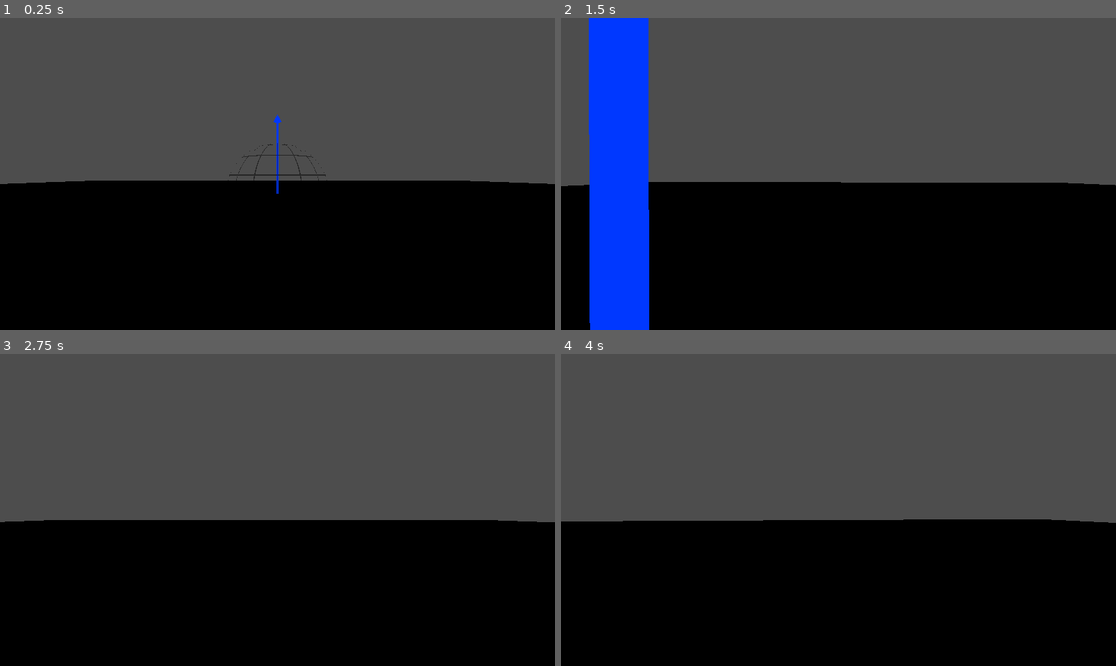
Above: before the commit, frames 1-4 (two rows, left to right).
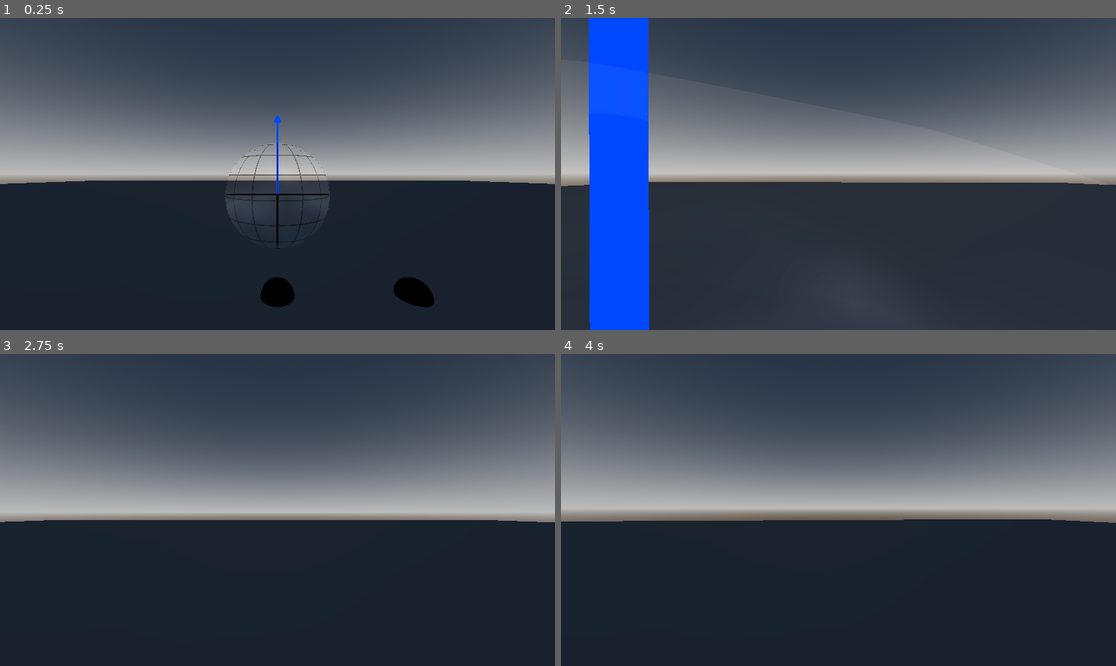
Above: after the commit, the same moments.

Repository: tdejong00/qugame
Game: Godot game, scene res://scenes/levels/main.tscn
Same seed, same stepped clock (60 frames per second), same inputs: the game is played once before the commit and once after it.
Inputs (mouse positions are in pixels of both pictures, inside the frame that each line leads up to):
- Up to frame 1 (0.25 s): no input
- Up to frame 2 (1.5 s): tap Enter at 0.5 s; move the mouse to (866, 174) at 0.52 s; hold W (move_up) from 0.53 s (still down); tap F (interact) at 0.6 s; tap Space (jump) at 0.77 s; move the mouse to (810, 174) at 1.27 s; tap Shift (sprint) at 1.35 s
- Up to frame 3 (2.75 s): keep holding W (move_up); tap Space (jump) at 1.52 s; move the mouse to (288, 503) at 2.02 s; tap F (interact) at 2.1 s
- Up to frame 4 (4 s): keep holding W (move_up); tap Space (jump) at 2.75, 3.02, 3.77 s; move the mouse to (832, 516) at 2.77 s; tap Shift (sprint) at 2.85 s; move the mouse to (877, 513) at 3.52 s; tap F (interact) at 3.6 s

The runs differ from the first frame. In frame 1, 82% of the frame differs, in the area x 0-100%, y 0-100%; in frame 2, 78%; in frame 3, 84%; in frame 4, 84%.

Commit message:
Add world environment

Diff:
--- a/scenes/levels/main.tscn
+++ b/scenes/levels/main.tscn
@@ -1,8 +1,23 @@
-[gd_scene load_steps=6 format=3 uid="uid://b1ngqaf6fb2ak"]
+[gd_scene load_steps=9 format=3 uid="uid://b1ngqaf6fb2ak"]
 
 [ext_resource type="PackedScene" uid="uid://bsi2sm86hkhor" path="res://scenes/objects/qubit/qubit.tscn" id="2_mgg4g"]
 [ext_resource type="PackedScene" uid="uid://ckk03qsadcwlw" path="res://scenes/entities/player/player.tscn" id="2_s1drc"]
 [ext_resource type="PackedScene" uid="uid://65xnlas5jt2i" path="res://scenes/objects/circuit/quantum_gate_slot.tscn" id="3_ynpfr"]
+
+[sub_resource type="ProceduralSkyMaterial" id="ProceduralSkyMaterial_rhbbk"]
+sky_top_color = Color(0.134281, 0.16838, 0.215799, 1)
+sky_horizon_color = Color(0.598989, 0.597969, 0.598742, 1)
+ground_bottom_color = Color(0.261676, 0.223495, 0.179171, 1)
+ground_horizon_color = Color(0.598989, 0.597969, 0.598742, 1)
+
+[sub_resource type="Sky" id="Sky_hbtd5"]
+sky_material = SubResource("ProceduralSkyMaterial_rhbbk")
+
+[sub_resource type="Environment" id="Environment_c4wut"]
+background_mode = 2
+sky = SubResource("Sky_hbtd5")
+tonemap_mode = 2
+glow_enabled = true
 
 [sub_resource type="PlaneMesh" id="PlaneMesh_7jt82"]
 size = Vector2(100, 100)
@@ -11,6 +26,9 @@
 points = PackedVector3Array(-50, 0, -50, -50, 0, 50, 50, 0, -50, 50, 0, 50)
 
 [node name="Main" type="Node3D"]
+
+[node name="WorldEnvironment" type="WorldEnvironment" parent="."]
+environment = SubResource("Environment_c4wut")
 
 [node name="Player" parent="." instance=ExtResource("2_s1drc")]
 transform = Transform3D(1.2, 0, 0, 0, 1.2, 0, 0, 0, 1.2, 0, 0, 3)
--- a/scenes/objects/circuit/quantum_gate_slot.tscn
+++ b/scenes/objects/circuit/quantum_gate_slot.tscn
@@ -1,6 +1,6 @@
 [gd_scene load_steps=5 format=3 uid="uid://65xnlas5jt2i"]
 
-[ext_resource type="Material" uid="uid://cqj87tia0cqks" path="res://assets/black.tres" id="1_ae08p"]
+[ext_resource type="Material" uid="uid://cqj87tia0cqks" path="res://assets/materials/black.tres" id="1_ae08p"]
 [ext_resource type="Script" path="res://scenes/objects/circuit/quantum_gate_slot.gd" id="1_fk7hm"]
 
 [sub_resource type="SphereMesh" id="SphereMesh_umt0p"]
--- a/scenes/objects/gates/hadamard_gate/hadamard_gate.tscn
+++ b/scenes/objects/gates/hadamard_gate/hadamard_gate.tscn
@@ -1,8 +1,8 @@
 [gd_scene load_steps=7 format=3 uid="uid://dnn7gxjnik7iw"]
 
 [ext_resource type="Script" path="res://scenes/objects/gates/hadamard_gate/hadamard_gate.gd" id="1_2r02u"]
-[ext_resource type="Material" uid="uid://cqj87tia0cqks" path="res://assets/black.tres" id="2_pmyb2"]
-[ext_resource type="Material" uid="uid://be2mlb4cmisim" path="res://assets/blue.tres" id="3_lf62x"]
+[ext_resource type="Material" uid="uid://cqj87tia0cqks" path="res://assets/materials/grey.tres" id="2_pmyb2"]
+[ext_resource type="Material" uid="uid://be2mlb4cmisim" path="res://assets/materials/blue.tres" id="3_lf62x"]
 
 [sub_resource type="BoxMesh" id="BoxMesh_noipg"]
 material = ExtResource("2_pmyb2")
--- a/scenes/objects/gates/identity_gate/identity_gate.tscn
+++ b/scenes/objects/gates/identity_gate/identity_gate.tscn
@@ -1,8 +1,8 @@
 [gd_scene load_steps=7 format=3 uid="uid://c22a2s455orx7"]
 
 [ext_resource type="Script" path="res://scenes/objects/gates/identity_gate/identity_gate.gd" id="1_75w2r"]
-[ext_resource type="Material" uid="uid://cqj87tia0cqks" path="res://assets/black.tres" id="1_fjqbi"]
-[ext_resource type="Material" uid="uid://be2mlb4cmisim" path="res://assets/blue.tres" id="3_u1hpi"]
+[ext_resource type="Material" uid="uid://cqj87tia0cqks" path="res://assets/materials/grey.tres" id="1_fjqbi"]
+[ext_resource type="Material" uid="uid://be2mlb4cmisim" path="res://assets/materials/blue.tres" id="3_u1hpi"]
 
 [sub_resource type="BoxMesh" id="BoxMesh_t8urp"]
 material = ExtResource("1_fjqbi")
--- a/scenes/objects/gates/pauli_y_gate/pauli_y_gate.tscn
+++ b/scenes/objects/gates/pauli_y_gate/pauli_y_gate.tscn
@@ -1,8 +1,8 @@
 [gd_scene load_steps=7 format=3 uid="uid://jwahwo270x0"]
 
 [ext_resource type="Script" path="res://scenes/objects/gates/pauli_y_gate/pauli_y_gate.gd" id="1_ja188"]
-[ext_resource type="Material" uid="uid://cqj87tia0cqks" path="res://assets/black.tres" id="2_u5liw"]
-[ext_resource type="Material" uid="uid://be2mlb4cmisim" path="res://assets/blue.tres" id="3_wuvy8"]
+[ext_resource type="Material" uid="uid://cqj87tia0cqks" path="res://assets/materials/grey.tres" id="2_u5liw"]
+[ext_resource type="Material" uid="uid://be2mlb4cmisim" path="res://assets/materials/blue.tres" id="3_wuvy8"]
 
 [sub_resource type="BoxMesh" id="BoxMesh_y18hi"]
 material = ExtResource("2_u5liw")
--- a/scenes/objects/qubit/qubit.gd
+++ b/scenes/objects/qubit/qubit.gd
@@ -32,6 +32,8 @@
 
 @onready var bloch_sphere: Node3D = $BlochSphere
 @onready var bloch_sphere_arrow: Node3D = $BlochSphere/Arrow
+@onready var bloch_sphere_arrow_head: MeshInstance3D = $BlochSphere/Arrow/ArrowHead
+@onready var bloch_sphere_arrow_body: MeshInstance3D = $BlochSphere/Arrow/ArrowBody
 
 
 func _ready() -> void:
--- a/scenes/objects/qubit/qubit.tscn
+++ b/scenes/objects/qubit/qubit.tscn
@@ -2,8 +2,8 @@
 
 [ext_resource type="Script" path="res://scenes/objects/qubit/qubit.gd" id="1_l4ays"]
 [ext_resource type="Shader" path="res://scenes/objects/qubit/bloch_sphere.gdshader" id="2_31cjo"]
-[ext_resource type="Material" uid="uid://cqj87tia0cqks" path="res://assets/black.tres" id="2_u3hps"]
-[ext_resource type="Material" uid="uid://be2mlb4cmisim" path="res://assets/blue.tres" id="4_myud1"]
+[ext_resource type="Material" uid="uid://cqj87tia0cqks" path="res://assets/materials/grey.tres" id="2_u3hps"]
+[ext_resource type="Material" uid="uid://be2mlb4cmisim" path="res://assets/materials/blue.tres" id="4_myud1"]
 
 [sub_resource type="StandardMaterial3D" id="StandardMaterial3D_sywhx"]
 blend_mode = 1
Renamed: assets/blue.tres -> assets/materials/blue.tres
Renamed: assets/black.tres -> assets/materials/grey.tres
